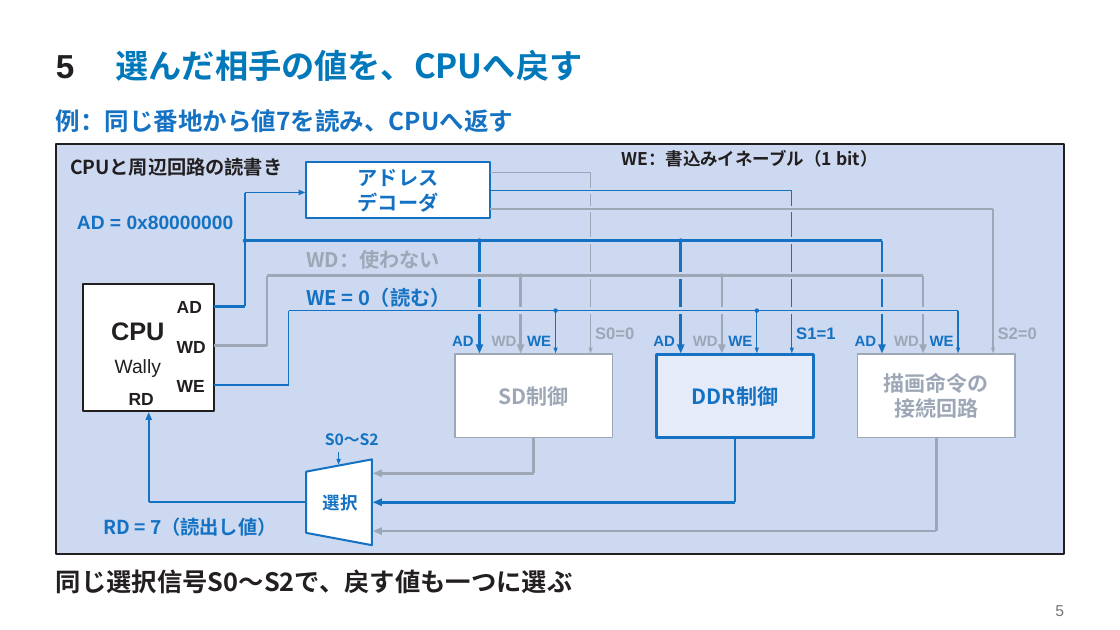
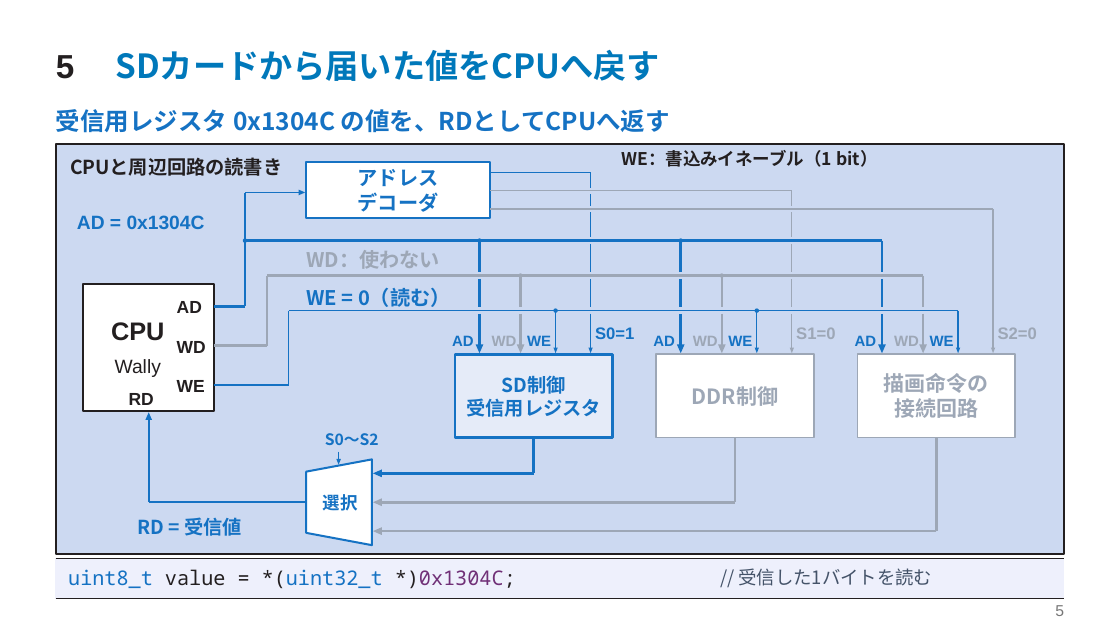
Before and after one commit to SoshiroFujimori/wally-game-console-research, a slide deck: slide 5 of docs/presentation/中間発表_主要事項.pptx. Drawn at 1120x630 pixels with LibreOffice and Linux fonts; fonts in the diff are those of the drawing. Boxes give left, top, right and bottom in pixels: in the first picture for what was removed or moved away, otherwise in the second. Text is boxed around its words. In the diff, an @@ line names an element or a change of style, - is before the commit and + after.

```diff
--- a/docs/presentation/中間発表_主要事項.pptx
+++ b/docs/presentation/中間発表_主要事項.pptx
@@ text at [116, 49, 660, 81]: text changed @@
-選んだ相手の値を、CPUへ戻す
+SDカードから届いた値をCPUへ戻す
@@ text at [56, 109, 670, 133]: text changed @@
-例：同じ番地から値7を読み、CPUへ返す
+受信用レジスタ 0x1304C の値を、RDとしてCPUへ返す
@@ freeform shape at [490, 172, 591, 173]: outline #9DA7B6 1.05 pt to #1572C3 1.05 pt @@
@@ freeform shape at [591, 172, 592, 348]: outline #9DA7B6 1.05 pt to #1572C3 1.05 pt @@
@@ freeform shape at [490, 191, 791, 192]: outline #1572C3 1.05 pt to #9DA7B6 1.05 pt @@
@@ freeform shape at [792, 191, 793, 348]: outline #1572C3 1.05 pt to #9DA7B6 1.05 pt @@
@@ text at [77, 215, 205, 229]: text changed @@
-AD = 0x80000000
+AD = 0x1304C
@@ text at [595, 327, 634, 339]: text changed; text colour #9DA7B6 to #1572C3 @@
-S0=0
+S0=1
@@ text at [796, 328, 835, 339]: text changed; text colour #1572C3 to #9DA7B6 @@
-S1=1
+S1=0
@@ rectangle at [455, 355, 613, 438]: fill #FFFFFF to #E5EBF8; outline #9DA7B6 1.5 pt to #1572C3 2.25 pt @@
@@ freeform shape at [589, 348, 593, 354]: fill #9DA7B6 to #1572C3 @@
@@ rectangle at [656, 355, 814, 438]: fill #E5EBF8 to #FFFFFF; outline #1572C3 2.25 pt to #9DA7B6 1.5 pt @@
@@ freeform shape at [790, 348, 794, 354]: fill #1572C3 to #9DA7B6 @@
@@ text at [502, 375, 566, 394]: size 18 to 16.5 pt, text colour #9DA7B6 to #1572C3 in "SD制御" @@
@@ text "DDR制御" at [692, 386, 778, 406]: text colour #1572C3 to #9DA7B6 @@
@@ text at [467, 398, 601, 417]: paragraph added @@
+受信用レジスタ
@@ freeform shape at [534, 438, 534, 474]: outline #9DA7B6 2.25 pt to #1572C3 2.25 pt @@
@@ freeform shape at [735, 438, 736, 502]: outline #1572C3 2.25 pt to #9DA7B6 2.25 pt @@
@@ freeform shape at [373, 470, 381, 477]: fill #9DA7B6 to #1572C3 @@
@@ freeform shape at [381, 474, 534, 475]: outline #9DA7B6 2.25 pt to #1572C3 2.25 pt @@
@@ freeform shape at [373, 498, 381, 506]: fill #1572C3 to #9DA7B6 @@
@@ freeform shape at [381, 502, 735, 503]: outline #1572C3 2.25 pt to #9DA7B6 2.25 pt @@
@@ text at [138, 517, 243, 536]: text changed @@
-RD = 7（読出し値）
+RD = 受信値
@@ text in rectangle at [56, 569, 573, 594]: text removed @@
-同じ選択信号S0〜S2で、戻す値も一つに選ぶ
@@ rectangle: place and size @@
-rectangle at [56, 569, 573, 594]
+rectangle at [56, 559, 1065, 599]
@@ rectangle at [56, 559, 1065, 599]: fill none to #EEF0FC; outline none to #EEF0FC 0 pt @@
@@ freeform shape added at [56, 559, 1065, 560], outline #231F20 0.83 pt @@
@@ text added at [68, 569, 516, 589], 17.2 pt, text #1572C3 @@
+uint8_t value = *(uint32_t *)0x1304C;
@@ text added at [739, 568, 933, 586], 15.8 pt, text #445369 @@
+// 受信した1バイトを読む
@@ freeform shape added at [56, 598, 1065, 599], outline #231F20 0.83 pt @@
```
Also in this commit, not shown: 6 other slides changed, 2 slides added, 2 slides removed, 18 other files.
